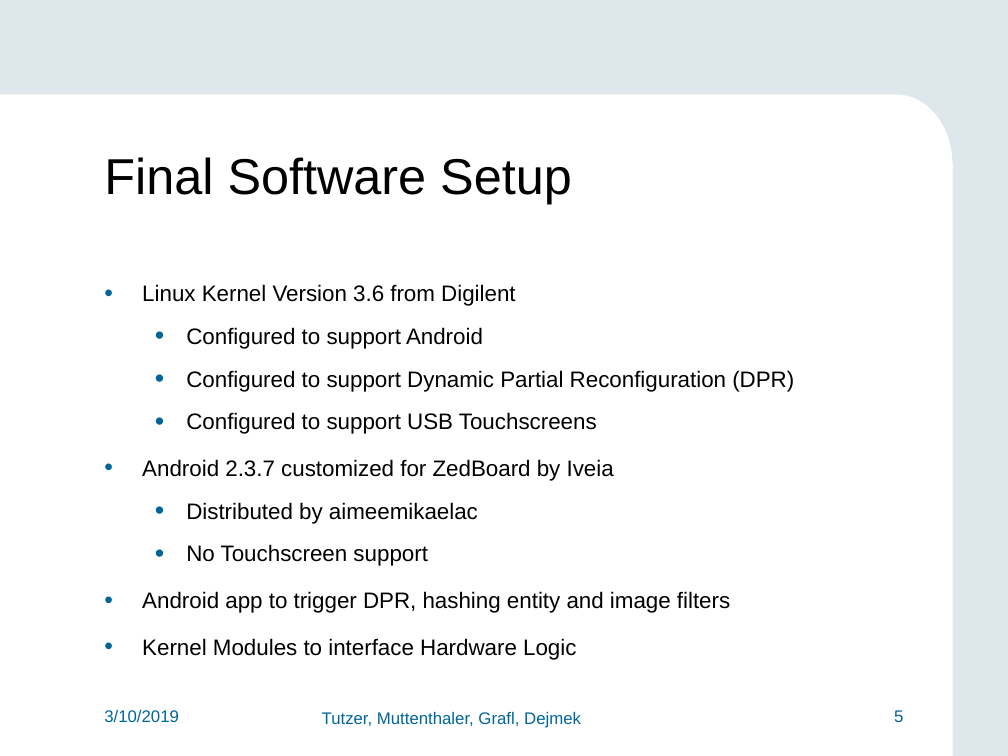
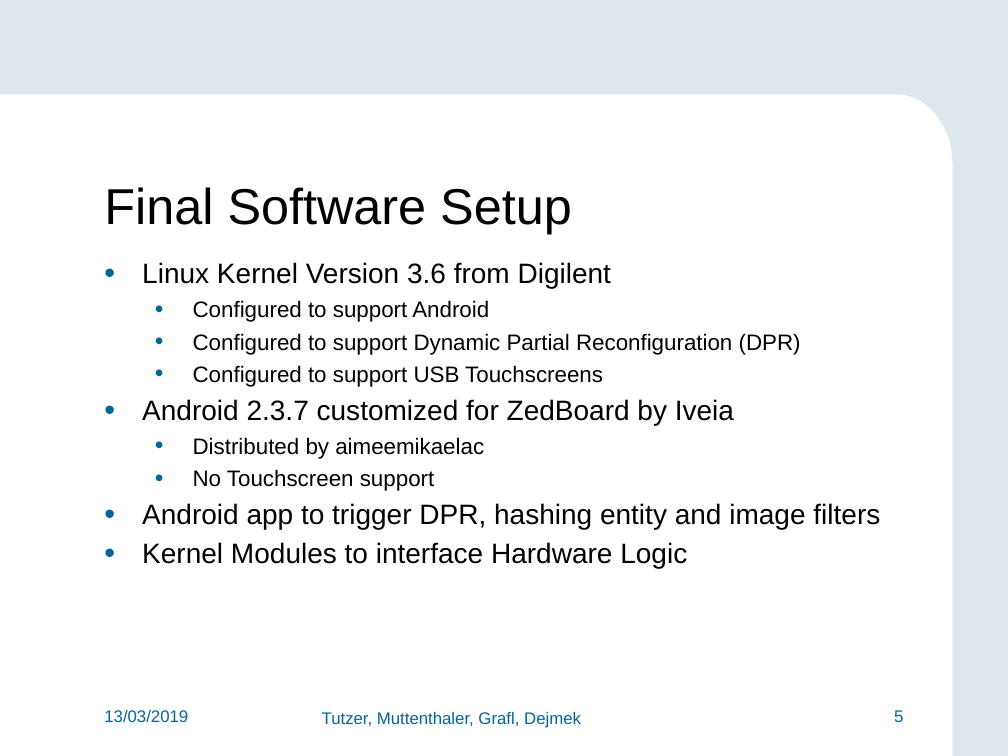
Before and after one commit to FlorianMuttenthaler/SocLabPartialReconfigIot, a slide deck: slide 5 of report/Final_presentation.pptx. Drawn at 1008x756 pixels with LibreOffice and Linux fonts; fonts in the diff are those of the drawing; background and template pictures are left out. Boxes give left, top, right and bottom in pixels: in the first picture for what was removed or moved away, otherwise in the second. Text is boxed around its words. In the diff, an @@ line names an element or a change of style, - is before the commit and + after.

```diff
--- a/report/Final_presentation.pptx
+++ b/report/Final_presentation.pptx
@@ text "Final Software Setup": place and size @@
-text "Final Software Setup" at (104,157,572,204)
+text "Final Software Setup" at (104,187,572,234)
@@ text "Linux Kernel Version 3.6 from ...": place and size @@
-text "Linux Kernel Version 3.6 from ..." at (142,284,794,660)
+text "Linux Kernel Version 3.6 from ..." at (142,262,880,569)
@@ text "Linux Kernel Version 3.6 from ..." at (142,262,880,569): size 16 to 20 pt in "Linux Kernel Version 3.6 from Digilent", "Android 2.3.7 customized for ZedBoard by Iveia", "Android app to trigger DPR, hashing entity ...", "Kernel Modules to interface Hardware Logic"; indent changed; less space between paragraphs; vertical alignment middle to top @@
@@ text at (104,710,188,723): text changed @@
-3/10/2019
+13/03/2019
```
Also in this commit, not shown: 16 other slides changed, 7 slides added, 3 slides removed, 1 other file.
